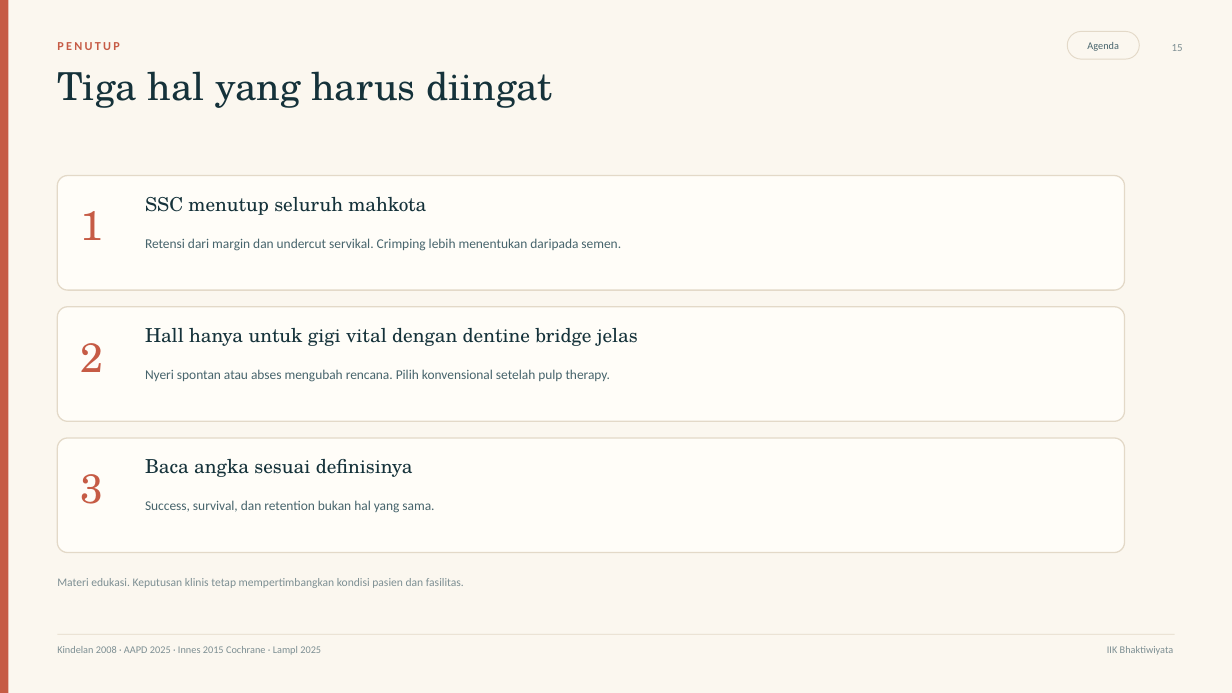
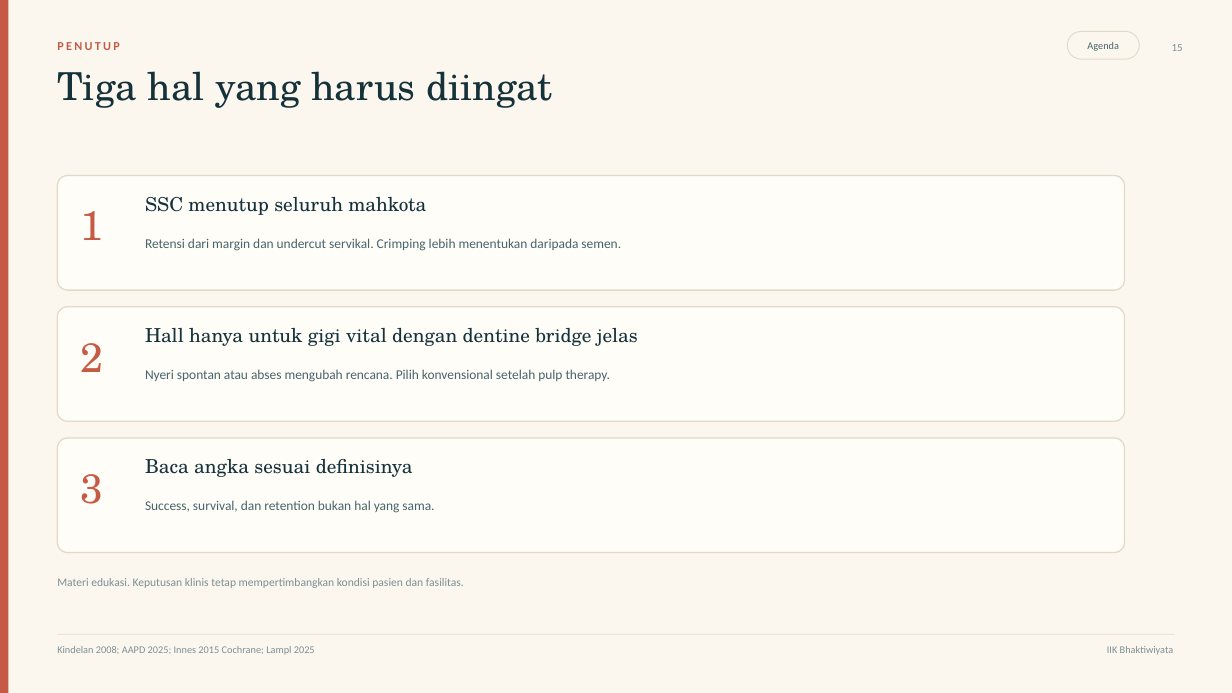
Before and after one commit to maskchanel14-source/agents, a slide deck: slide 15 of deliverables/ssc-pedodonsia/ssc-pedodonsia.pptx. Drawn at 1232x693 pixels with LibreOffice and Linux fonts; fonts in the diff are those of the drawing. Boxes give left, top, right and bottom in pixels: in the first picture for what was removed or moved away, otherwise in the second. Text is boxed around its words. In the diff, an @@ line names an element or a change of style, - is before the commit and + after.

Commit message:
Fix SSC deck layout, align bibliography numbering, and tighten clinical wording

```diff
--- a/deliverables/ssc-pedodonsia/ssc-pedodonsia.pptx
+++ b/deliverables/ssc-pedodonsia/ssc-pedodonsia.pptx
@@ text at [57, 646, 315, 655]: text changed @@
-Kindelan 2008 · AAPD 2025 · Innes 2015 Cochrane · Lampl 2025
+Kindelan 2008; AAPD 2025; Innes 2015 Cochrane; Lampl 2025
```
Also in this commit, not shown: 16 other slides changed, 8 other files.
